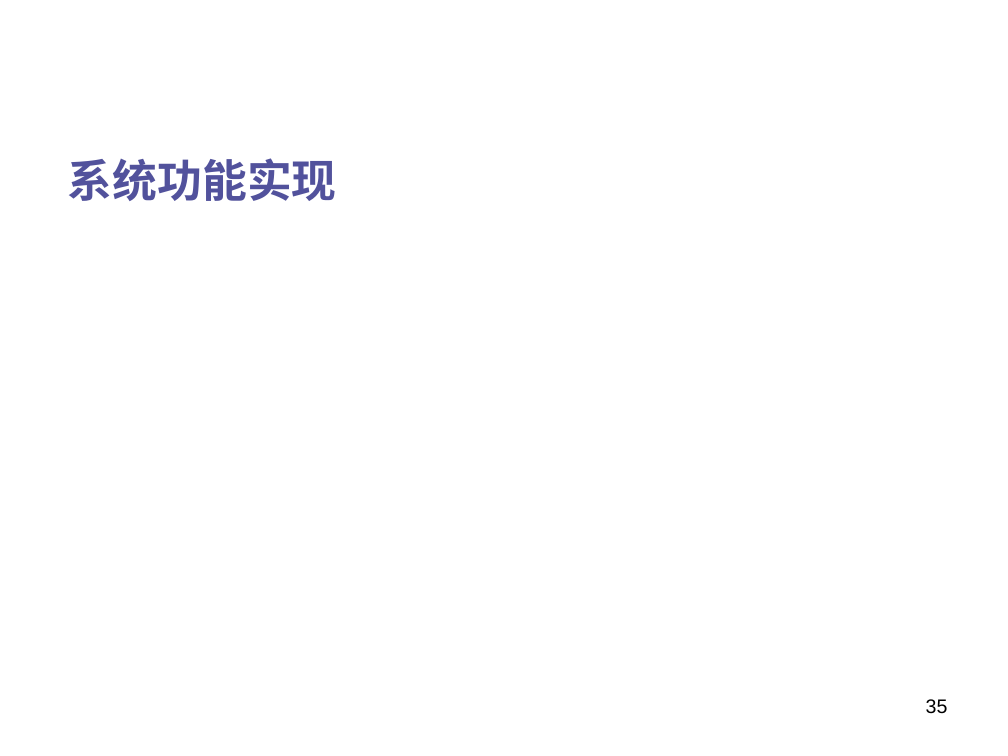
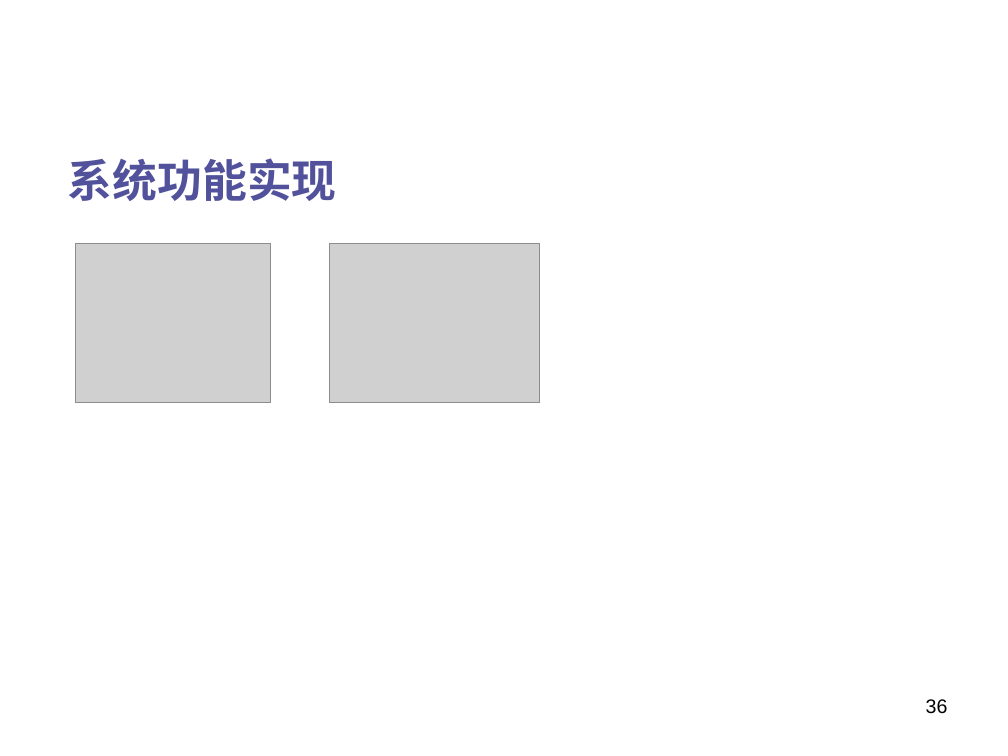
Before and after one commit to JaneBlue/PPTpaper, a slide deck: slide 36 of 思路new6 (2).pptx (slide 35 before the commit). Drawn at 1008x756 pixels with LibreOffice and Linux fonts; fonts in the diff are those of the drawing; grey boxes stand for pictures; background and template pictures are left out. Boxes give left, top, right and bottom in pixels: in the first picture for what was removed or moved away, otherwise in the second. Text is boxed around its words. In the diff, an @@ line names an element or a change of style, - is before the commit and + after.

```diff
--- a/思路new6 (2).pptx
+++ b/思路new6 (2).pptx
@@ picture added at (x1=76, y1=243, x2=271, y2=402) @@
@@ picture added at (x1=330, y1=243, x2=540, y2=402) @@
@@ page number at (x1=926, y1=699, x2=948, y2=714): text changed @@
-35
+36
```
Also in this commit, not shown: 8 other slides changed, 1 slide added.
